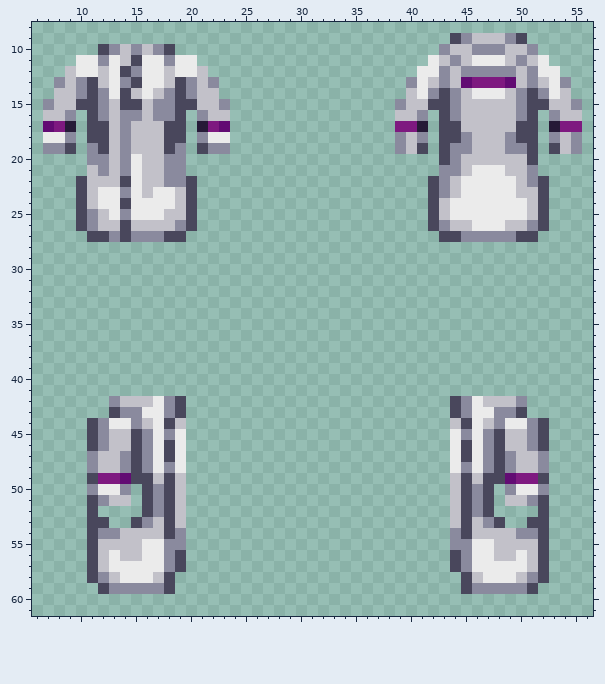
Pixel-art sprite, stored at Resources/Textures/Clothing/OuterClothing/Coats/rndcoat.rsi/equipped-OUTERCLOTHING.png. The first picture shows the starting point.
The file is 64x64 pixels. Shown: x 6..56, y 8..61.
After:
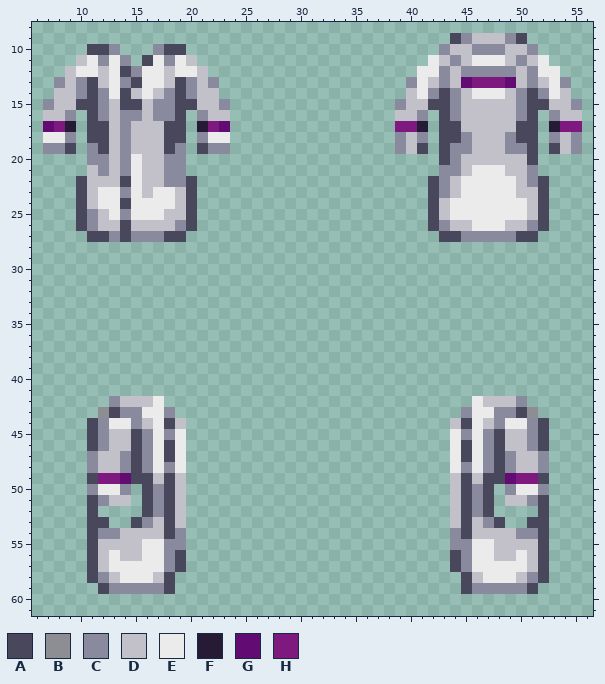
Palette (. is transparent): A #49475c  B #8d8e93  C #8a8a9e  D #c2c1c9  E #ebebeb  F #261a37  G #620b73  H #7e1980
What changed:
Changed rows in their new state; - is an unchanged pixel.
first column x 10:
10 -A--...--A-
11 D---C.A---D
first column x 12:
42 ------..------------------------..------
43 B------.------------------------.------B
Changed places in both pictures, as pixel boxes (x1, y1, x2, y2):
changed: (76, 44, 197, 66)
erased: (164, 396, 186, 418)
erased: (450, 396, 472, 418)
added: (98, 407, 109, 418)
added: (527, 407, 538, 418)
